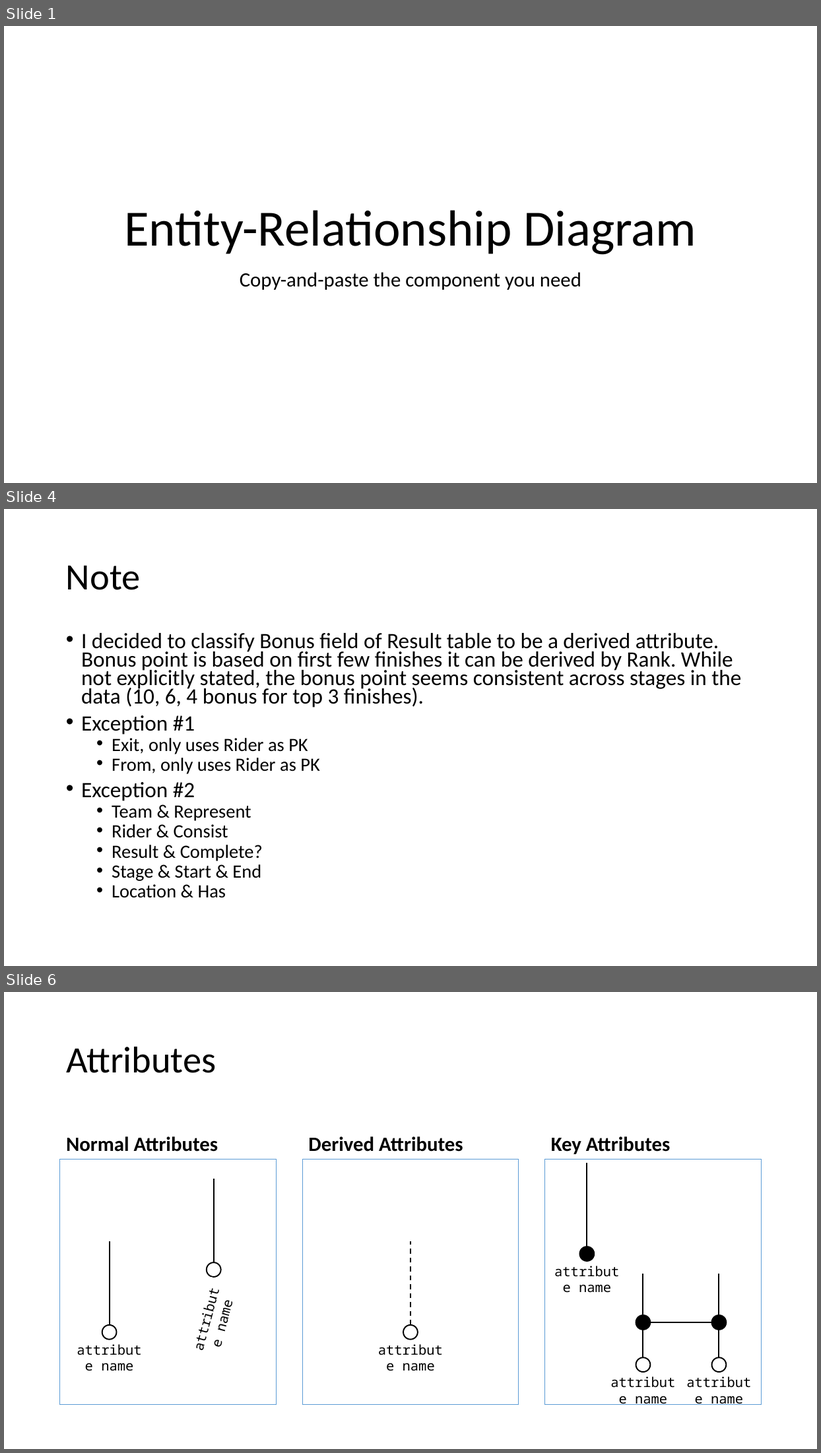
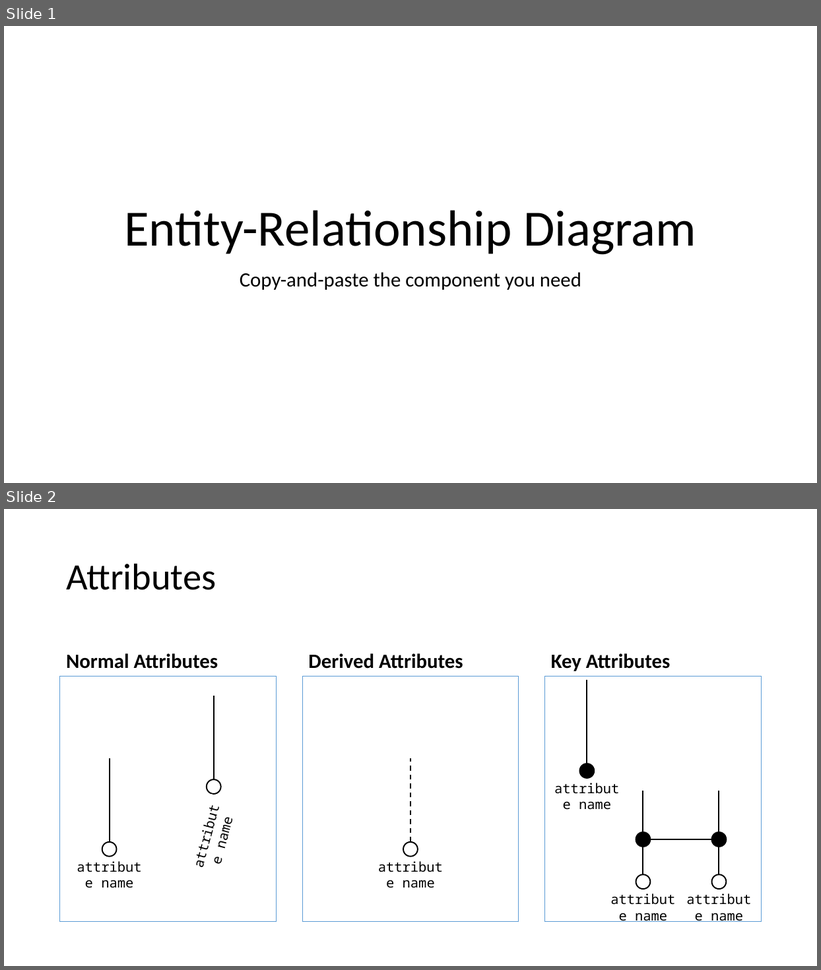
Before and after one commit to joojaja/cs2102-group65-project, a slide deck: project02/ERD_notations.pptx. Shown one above the other, each under a label of ours: slides 1, 4 and 6 before the commit, slides 1 and 2 after it; the slides between them are not shown. The pictures are 821x1453 and 821x970 pixels, drawn with LibreOffice and Linux fonts; fonts in the diff are those of the drawing. Boxes give left, top, right and bottom in pixels: in the first picture for what was removed or moved away, otherwise in the second. Text is boxed around its words. In the diff, an @@ line names an element or a change of style, - is before the commit and + after.

```diff
--- a/project02/ERD_notations.pptx
+++ b/project02/ERD_notations.pptx
@@ slide 4 removed at [4,509,817,966], background #FFFFFF @@
@@ title removed at [66,565,141,590] @@
-Note
@@ text removed at [81,633,741,898] @@
-• I decided to classify Bonus field of Result table to be a derived attribute. Bonus point is based on first few finishes it can be derived by Rank. While not explicitly stated, the bonus point seems consistent across stages in the data (10, 6, 4 bonus for top 3 finishes).
-• Exception #1
-  • Exit, only uses Rider as PK
-  • From, only uses Rider as PK
-• Exception #2
-  • Team & Represent
-  • Rider & Consist
-  • Result & Complete?
-  • Stage & Start & End
-  • Location & Has
@@ what was slide 6 is now slide 2 @@
```
Also in this commit, not shown: 1 slide changed, 1 slide added, 2 other slides removed, 4 other files.
